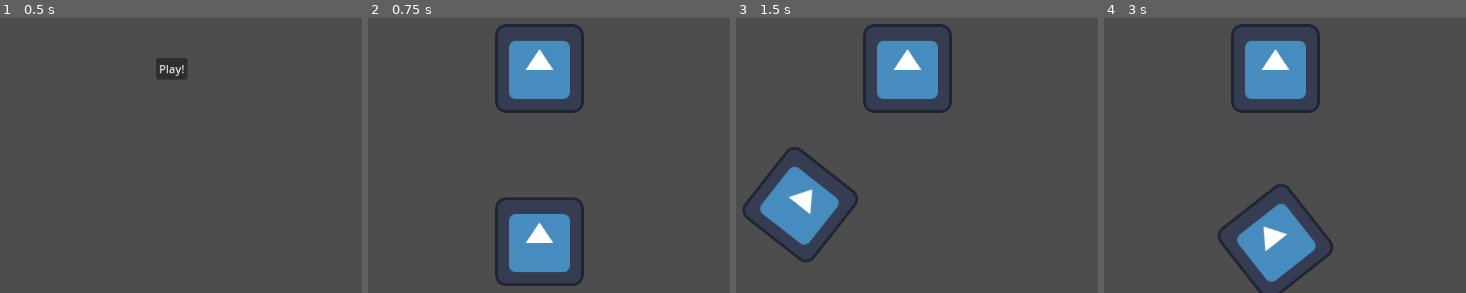
Above: before the commit, frames 1-4 (left to right).
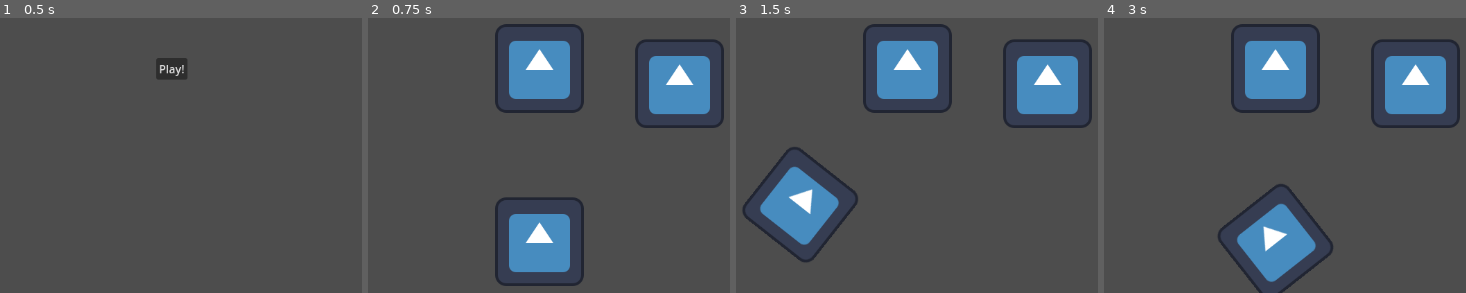
Above: after the commit, the same moments.

Repository: GDbreak/opong
Game: Godot game, scene res://scenes/main.tscn
Same seed, same stepped clock (60 frames per second), same inputs: the game is played once before the commit and once after it. The engine's default icon, where the game draws it, is replaced by a stand-in: a white triangle on a blue panel in a dark square.
Inputs:
- Up to frame 1 (0.5 s): no input
- Up to frame 2 (0.75 s): click "Play!" at 0.5 s
- Up to frame 3 (1.5 s): tap Enter at 1.25 s; tap A (move_clockwise) at 1.35 s
- Up to frame 4 (3 s): tap Space at 2 s; tap D (move_counterclockwise) at 2.1 s; tap Enter at 2.75 s; tap Left (rotate_clockwise) at 2.85 s

Frame 1 is identical in both runs. In frame 2, 4.5% of the frame differs, in the area x 73-99%, y 7-40%; in frame 3, 4.5%; in frame 4, 4.5%.

Commit message:
ball now wraps around screen and paddle can interact

Diff:
--- a/scenes/ball.tscn
+++ b/scenes/ball.tscn
@@ -4,8 +4,11 @@
 [ext_resource type="Texture2D" uid="uid://roj4xjl6q53h" path="res://icon.svg" id="2_rk8iq"]
 
 [sub_resource type="CircleShape2D" id="CircleShape2D_0b6dh"]
+radius = 86.56
 
 [node name="Ball" type="RigidBody2D"]
+gravity_scale = 0.0
+freeze_mode = 1
 script = ExtResource("1_cimy6")
 
 [node name="Sprite2D" type="Sprite2D" parent="."]
--- a/scenes/game.tscn
+++ b/scenes/game.tscn
@@ -1,8 +1,9 @@
-[gd_scene load_steps=4 format=3 uid="uid://drnjb3msnllma"]
+[gd_scene load_steps=5 format=3 uid="uid://drnjb3msnllma"]
 
 [ext_resource type="Script" path="res://scenes/scripts/game.gd" id="1_5i4ny"]
 [ext_resource type="PackedScene" uid="uid://bb2whpq7d1ofs" path="res://scenes/pivot.tscn" id="1_1825a"]
 [ext_resource type="PackedScene" uid="uid://bm3vgiqreleo2" path="res://scenes/goal.tscn" id="3_7tyww"]
+[ext_resource type="PackedScene" uid="uid://fic3nln6wmvg" path="res://scenes/ball.tscn" id="4_udtmh"]
 
 [node name="Game" type="Node"]
 script = ExtResource("1_5i4ny")
@@ -20,3 +21,8 @@
 [node name="Goal" parent="Control" instance=ExtResource("3_7tyww")]
 
 [node name="Paddle" parent="Control/Goal" instance=ExtResource("1_1825a")]
+
+[node name="Ball" parent="Control" node_paths=PackedStringArray("target") instance=ExtResource("4_udtmh")]
+position = Vector2(202, 22)
+mass = 0.05
+target = NodePath("../Goal/Paddle")
--- a/scenes/paddle.tscn
+++ b/scenes/paddle.tscn
@@ -3,7 +3,9 @@
 [ext_resource type="Script" path="res://scenes/scripts/paddle.gd" id="1_3vw87"]
 [ext_resource type="Texture2D" uid="uid://roj4xjl6q53h" path="res://icon.svg" id="2_ll6uf"]
 
-[sub_resource type="SegmentShape2D" id="SegmentShape2D_2jw4j"]
+[sub_resource type="SegmentShape2D" id="SegmentShape2D_mx7v2"]
+a = Vector2(65.5, 7.5)
+b = Vector2(-61.5, 7.5)
 
 [node name="Paddle" type="CharacterBody2D"]
 position = Vector2(257, 115)
@@ -13,5 +15,6 @@
 texture = ExtResource("2_ll6uf")
 
 [node name="PaddleShape2D" type="CollisionShape2D" parent="."]
-shape = SubResource("SegmentShape2D_2jw4j")
+position = Vector2(-0.5, -0.5)
+shape = SubResource("SegmentShape2D_mx7v2")
 one_way_collision_margin = 0.0
--- a/scenes/scripts/ball.gd
+++ b/scenes/scripts/ball.gd
@@ -4,15 +4,26 @@
 ##
 ## TBD
 
+@onready var screen_size = get_viewport_rect().size
+
 @export var speed : int = 400
+@export var target : Pivot
 
 func _ready():
-	pass # Replace with function body.
+	randomize()
 
-func _process_physics(delta):
+func _integrate_forces(state):
+	var xform = state.transform
+	xform.origin.x = wrapf(xform.origin.x, 0, screen_size.x)
+	xform.origin.y = wrapf(xform.origin.y, 0, screen_size.y)
+	state.transform = xform
+
+func _process(delta):
 	pass
-#	self.velocity = position.direction_to(target) * speed
-#	move_and_slide()
+
+func _physics_process(delta):
+	pass
+	#self.velocity = position.direction_to(target.position) * speed
 
 func serve():
 	pass
--- a/scenes/scripts/main_menu.gd
+++ b/scenes/scripts/main_menu.gd
@@ -1,6 +1,5 @@
 class_name MainMenu
 extends Control
-
 
 @onready var play_button : Button = $Play
 @onready var game_scene : PackedScene = preload(game_scene_path)
